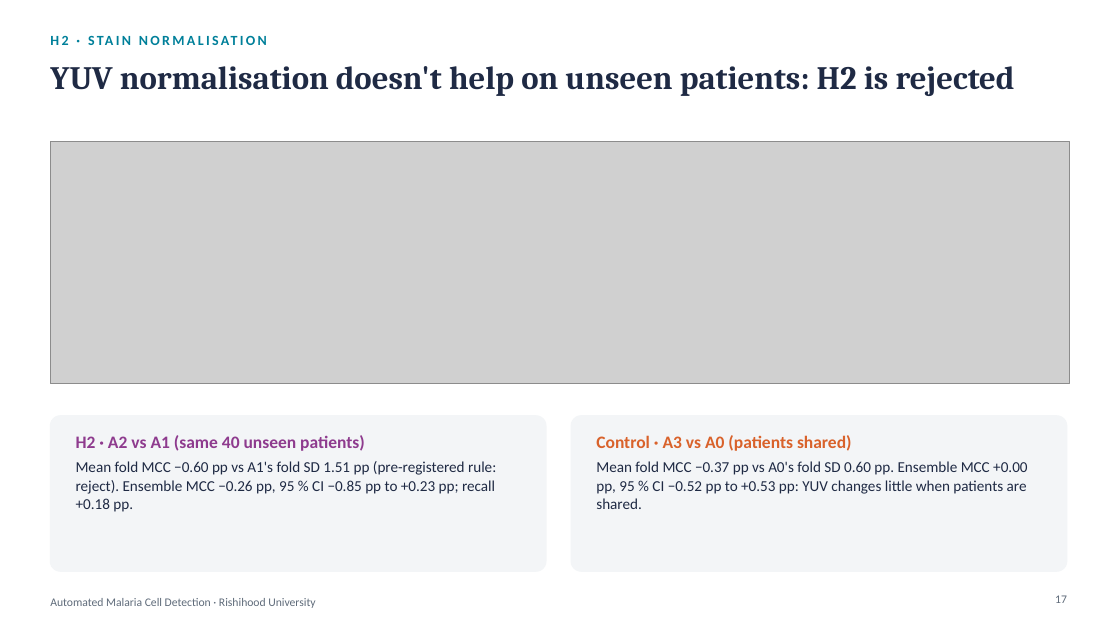
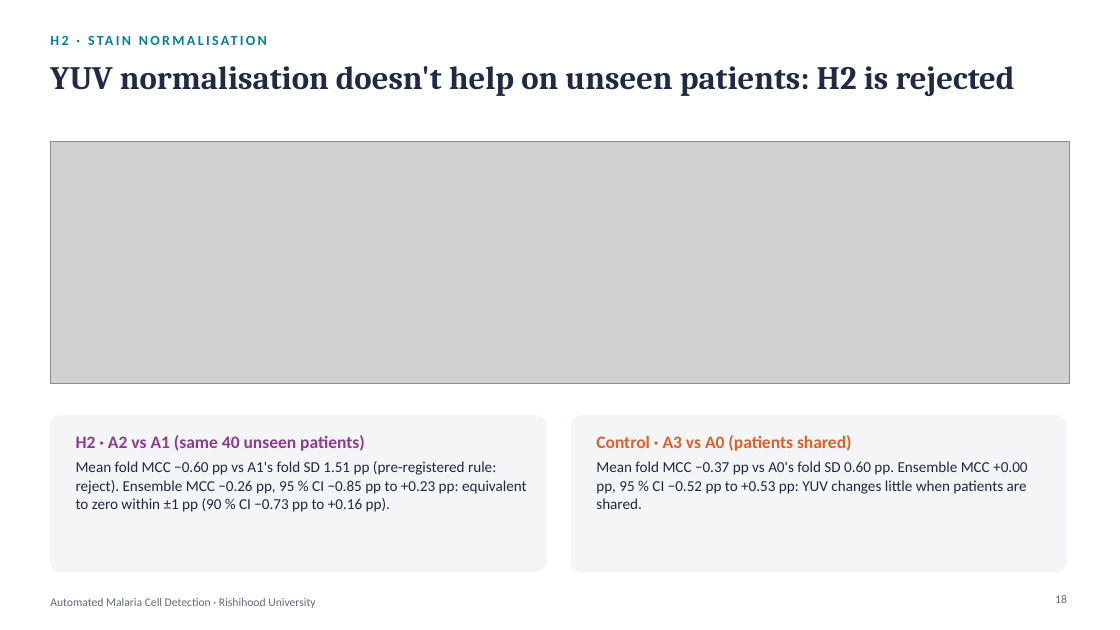
Before and after one commit to amathziah/malaria-detection, a slide deck: slide 18 of slides/Malaria_Phase3_Final.pptx (slide 17 before the commit). Drawn at 1120x630 pixels with LibreOffice and Linux fonts; fonts in the diff are those of the drawing; grey boxes stand for pictures. Boxes give left, top, right and bottom in pixels: in the first picture for what was removed or moved away, otherwise in the second. Text is boxed around its words. In the diff, an @@ line names an element or a change of style, - is before the commit and + after.

```diff
--- a/slides/Malaria_Phase3_Final.pptx
+++ b/slides/Malaria_Phase3_Final.pptx
@@ text at [76, 461, 527, 512]: text changed @@
-Mean fold MCC −0.60 pp vs A1's fold SD 1.51 pp (pre-registered rule: reject). Ensemble MCC −0.26 pp, 95 % CI −0.85 pp to +0.23 pp; recall +0.18 pp.
+Mean fold MCC −0.60 pp vs A1's fold SD 1.51 pp (pre-registered rule: reject). Ensemble MCC −0.26 pp, 95 % CI −0.85 pp to +0.23 pp: equivalent to zero within ±1 pp (90 % CI −0.73 pp to +0.16 pp).
@@ page number at [1055, 595, 1067, 603]: text changed @@
-17
+18
```
Also in this commit, not shown: 7 other slides changed, 2 slides added, 5 other files.
